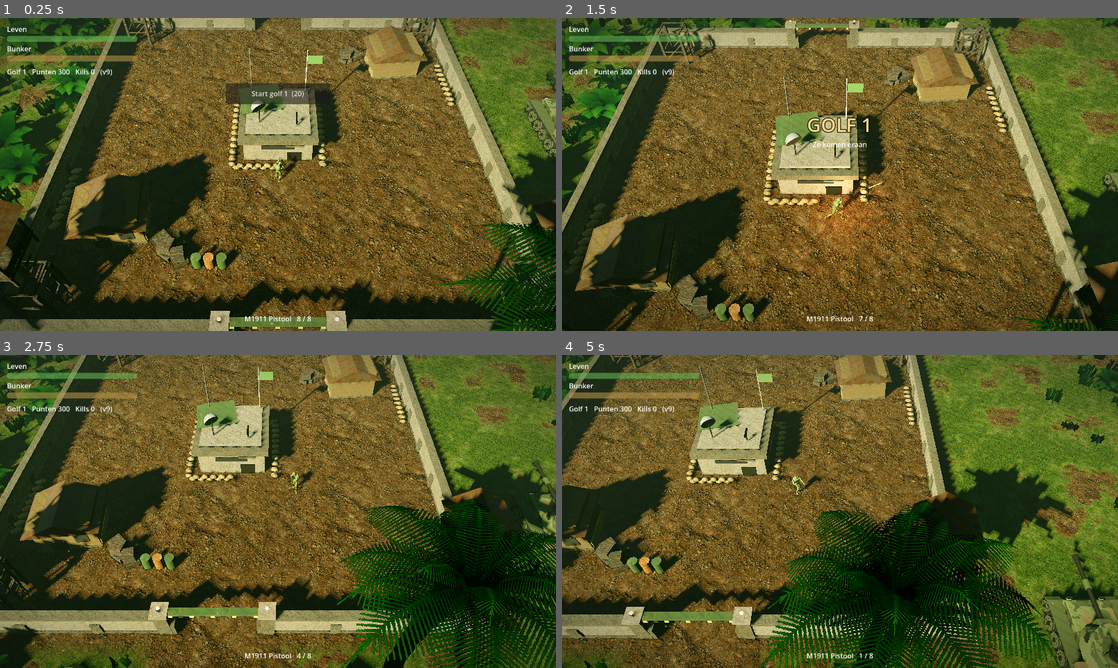
Above: before the commit, frames 1-4 (two rows, left to right).
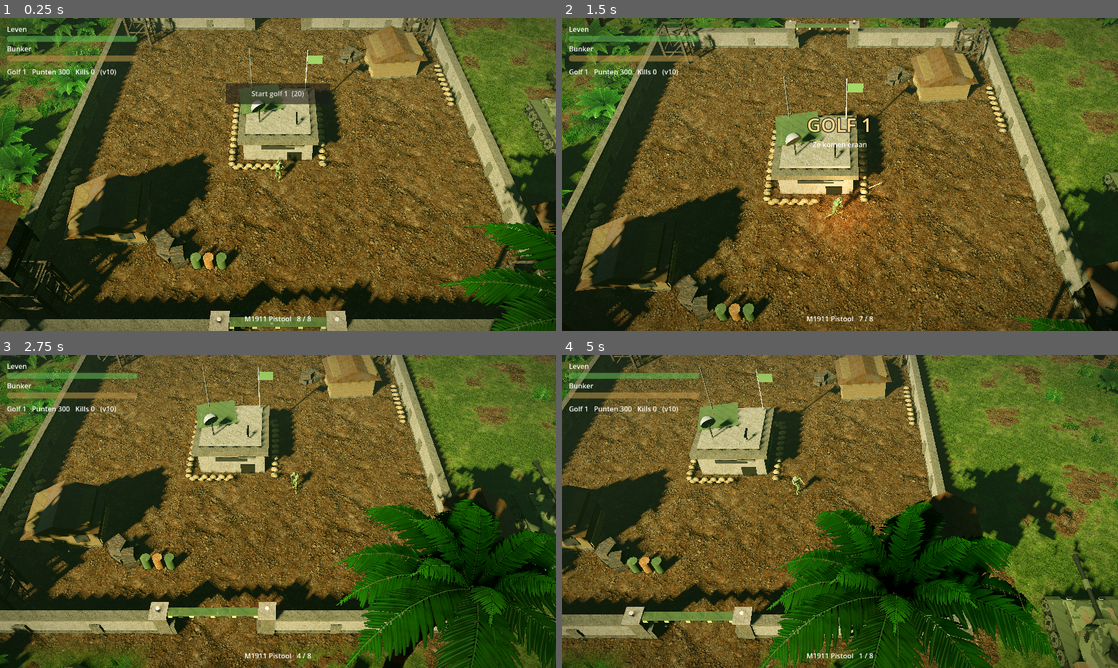
Above: after the commit, the same moments.

Repository: boodschappenmaatje/Bloedjungle-godot
Game: Godot game, scene res://scenes/main.tscn
Same seed, same stepped clock (60 frames per second), same inputs: the game is played once before the commit and once after it.
Inputs (mouse positions are in pixels of both pictures, inside the frame that each line leads up to):
- Up to frame 1 (0.25 s): no input
- Up to frame 2 (1.5 s): click "Start golf 1 (20)" at 0.5 s; move the mouse to (962, 158) at 1.27 s; hold D from 1.28 s (still down); click (962, 158) at 1.42 s
- Up to frame 3 (2.75 s): release D at 2 s; drag from (166, 527) to (250, 574) at 2.02 s
- Up to frame 4 (5 s): move the mouse to (895, 442) at 2.77 s; hold D 2.78-3.5 s; drag from (812, 574) to (673, 464) at 3.52 s; move the mouse to (1006, 558) at 4.27 s; hold A from 4.28 s (still down)

The runs differ from the first frame. In frame 1, 5.5% of the frame differs, in the area x 0-100%, y 0-100%; in frame 2, 3.5%; in frame 3, 11%; in frame 4, 12%.

Commit message:
Gebladerte (v10): nieuwe bladtexturen met normal maps, glans en natuurlijker kleur
Co-Authored-By: Claude Sonnet 5.5 <noreply@anthropic.com>
Claude-Session: https://claude.ai/code/session_01XZWExccfJCwQW5PZSu2NbC

Diff:
--- a/scripts/foliage.gd
+++ b/scripts/foliage.gd
@@ -13,6 +13,7 @@
 		m.set_shader_parameter("use_tex", kind != "")
 		if kind != "":
 			m.set_shader_parameter("tex", LeafTex.get_tex(kind))
+			m.set_shader_parameter("nrm", LeafTex.get_normal(kind))
 		if kind == "grass":
 			m.set_shader_parameter("sway", 0.08)
 			m.set_shader_parameter("cut", 0.35)
--- a/scripts/hud.gd
+++ b/scripts/hud.gd
@@ -51,7 +51,7 @@
 		var w: Dictionary = Data.WEAPONS[p.weapon]
 		ammo.text = "%s   %s" % [w.name, "herladen..." if p.reload_t > 0.0 else "%d / %d" % [p.ammo, w.mag]]
 	base_bar.value = Game.base_hp / Game.base_max * 100.0
-	info.text = "Golf %d   Punten %d   Kills %d   (v9)" % [Game.wave, Game.points, Game.kills]
+	info.text = "Golf %d   Punten %d   Kills %d   (v10)" % [Game.wave, Game.points, Game.kills]
 
 
 func _on_banner(b: String, s: String, t: float) -> void:
--- a/scripts/leaf_tex.gd
+++ b/scripts/leaf_tex.gd
@@ -1,102 +1,20 @@
 class_name LeafTex
-## Bladtexturen met doorzichtige randen, zelf getekend bij het opstarten: palmtak met bladpunten,
-## breed jungleblad met nerven, varen en grassprieten. De vorm zit in de alfa; foliage.gdshader
-## knipt alles weg wat doorzichtig is. Eigen tekenwerk dus geen losse plaatjes nodig.
+## Bladtexturen (kleur met doorzichtige randen + normal map), getekend door tools/gen_foliage.py en
+## opgeslagen in assets/textures/foliage/. foliage.gdshader knipt alles weg wat doorzichtig is.
 
 static var _cache := {}
 
 
-static func get_tex(kind: String) -> ImageTexture:
-	if not _cache.has(kind):
-		var img: Image
-		match kind:
-			"palm": img = _palm()
-			"leaf": img = _leaf()
-			"fern": img = _fern()
-			_: img = _grass()
-		img.generate_mipmaps()
-		_cache[kind] = ImageTexture.create_from_image(img)
-	return _cache[kind]
+static func get_tex(kind: String) -> Texture2D:
+	return _load(kind, "color")
 
 
-static func _blank(w: int, h: int) -> Image:
-	var img := Image.create(w, h, true, Image.FORMAT_RGBA8)
-	img.fill(Color(0, 0, 0, 0))
-	return img
+static func get_normal(kind: String) -> Texture2D:
+	return _load(kind, "normal")
 
 
-## Dikke lijn met een ronde kwast; kleur loopt van c0 naar c1 over de lengte.
-static func _line(img: Image, a: Vector2, b: Vector2, width: float, c0: Color, c1: Color) -> void:
-	var len := a.distance_to(b)
-	var steps := int(len * 1.5) + 1
-	for i in steps + 1:
-		var t := float(i) / steps
-		var p := a.lerp(b, t)
-		var col := c0.lerp(c1, t)
-		var r := width * 0.5 * (1.0 - 0.6 * t)  # loopt dun uit
-		for dx in range(-ceili(r), ceili(r) + 1):
-			for dy in range(-ceili(r), ceili(r) + 1):
-				if dx * dx + dy * dy > r * r + 0.3:
-					continue
-				var x := int(p.x) + dx
-				var y := int(p.y) + dy
-				if x >= 0 and y >= 0 and x < img.get_width() and y < img.get_height():
-					img.set_pixel(x, y, col)
-
-
-## 256 x 128: de nerf loopt links naar rechts, aan weerszijden hangen smalle bladpunten.
-static func _palm() -> Image:
-	var img := _blank(256, 128)
-	var rib0 := Color(0.45, 0.5, 0.25)
-	var rib1 := Color(0.75, 0.85, 0.45)
-	_line(img, Vector2(0, 64), Vector2(255, 64), 4.0, rib0, rib1)
-	var n := 34
-	for i in n:
-		var x := 6.0 + i * (240.0 / n)
-		var t := x / 256.0
-		var reach := 58.0 * pow(sin(minf(t * 1.15 + 0.05, 1.0) * PI), 0.55)
-		for s in [-1.0, 1.0]:
-			var tip := Vector2(x + 26.0 - t * 12.0, 64.0 + s * reach)
-			var c0 := Color(0.28, 0.45, 0.14).lerp(Color(0.5, 0.7, 0.25), t)
-			var c1 := Color(0.55, 0.78, 0.3).lerp(Color(0.8, 0.95, 0.5), t)
-			_line(img, Vector2(x, 64), tip, 4.2, c0, c1)
-	return img
-
-
-## 128 x 128: breed blad met spitse punt en nerven.
-static func _leaf() -> Image:
-	var img := _blank(128, 128)
-	for y in 128:
-		for x in 128:
-			var u := x / 127.0
-			var v := (y - 63.5) / 63.5
-			var w := sin(pow(u, 0.7) * PI) * (1.0 - 0.25 * u)  # breedte langs het blad
-			if absf(v) < w * 0.98 and u > 0.02:
-				var vein := absf(sin((u * 9.0 - absf(v) * 3.0) * PI)) < 0.07 or absf(v) < 0.025
-				var shade := 0.72 + 0.28 * u + (0.12 if vein else 0.0) - 0.15 * absf(v)
-				img.set_pixel(x, y, Color(0.22 * shade + 0.12, 0.5 * shade + 0.1, 0.16 * shade, 1.0))
-	return img
-
-
-## 128 x 128: varen met veel kleine blaadjes.
-static func _fern() -> Image:
-	var img := _blank(128, 128)
-	_line(img, Vector2(0, 64), Vector2(127, 64), 2.6, Color(0.3, 0.45, 0.15), Color(0.55, 0.75, 0.3))
-	for i in 22:
-		var x := 4.0 + i * 5.4
-		var reach := 54.0 * (1.0 - pow(x / 128.0, 2.2)) + 4.0
-		for s in [-1.0, 1.0]:
-			_line(img, Vector2(x, 64), Vector2(x + 9.0, 64 + s * reach), 3.0, Color(0.2, 0.42, 0.12), Color(0.5, 0.75, 0.25))
-	return img
-
-
-## 64 x 128: een pol grassprieten, onderaan donker en bovenaan licht.
-static func _grass() -> Image:
-	var img := _blank(64, 128)
-	var rng := RandomNumberGenerator.new()
-	rng.seed = 4
-	for i in 11:
-		var x := 6.0 + i * 5.0 + rng.randf_range(-2.0, 2.0)
-		var top := Vector2(x + rng.randf_range(-14.0, 14.0), rng.randf_range(6.0, 50.0))
-		_line(img, Vector2(x, 127), top, 3.6, Color(0.14, 0.3, 0.08), Color(0.6, 0.82, 0.3))
-	return img
+static func _load(kind: String, part: String) -> Texture2D:
+	var key := kind + part
+	if not _cache.has(key):
+		_cache[key] = load("res://assets/textures/foliage/%s_%s.png" % [kind, part])
+	return _cache[key]
--- a/shaders/foliage.gdshader
+++ b/shaders/foliage.gdshader
@@ -1,15 +1,18 @@
 shader_type spatial;
-render_mode cull_disabled, diffuse_lambert_wrap, specular_disabled;
+render_mode cull_disabled, diffuse_lambert_wrap;
 // Bladeren en stammen. Kleur = textuur (mag leeg zijn) x vertexkleur (rgb); de alfa van de
 // vertexkleur zegt hoe hard een punt in de wind beweegt (0 = vast, 1 = losse bladpunt).
 // Wat in de textuur doorzichtig is wordt weggeknipt, zo krijgen palmtakken hun bladpunten.
 
 uniform sampler2D tex : source_color, filter_linear_mipmap, repeat_disable;
+uniform sampler2D nrm : hint_normal, filter_linear_mipmap, repeat_disable;
 uniform bool use_tex = true;
+uniform float nrm_depth = 1.0;
 uniform float sway = 0.14;
 uniform float speed = 1.5;
 uniform float cut = 0.45;
 uniform float backlight = 0.5;
+uniform vec3 tint = vec3(0.82, 0.86, 0.74);
 
 varying vec3 vcol;
 
@@ -27,7 +30,12 @@
 	vec3 base = pow(vcol, vec3(2.2));  // vertexkleuren zijn sRGB gekozen, de shader rekent lineair
 	vec4 t = use_tex ? texture(tex, UV) : vec4(1.0);
 	if (t.a < cut) discard;
-	ALBEDO = base * t.rgb * vec3(0.36, 0.44, 0.28);  // dieper, minder fel groen
-	ROUGHNESS = 0.75;
+	if (use_tex) {
+		NORMAL_MAP = texture(nrm, UV).rgb;
+		NORMAL_MAP_DEPTH = nrm_depth;
+	}
+	ALBEDO = base * t.rgb * tint;
+	ROUGHNESS = 0.58;
+	SPECULAR = 0.3;
 	BACKLIGHT = ALBEDO * backlight;
 }
Binary file added: assets/textures/foliage/fern_color.png
Binary file added: assets/textures/foliage/fern_normal.png
Binary file added: assets/textures/foliage/grass_color.png
Binary file added: assets/textures/foliage/grass_normal.png
Binary file added: assets/textures/foliage/leaf_color.png
Binary file added: assets/textures/foliage/leaf_normal.png
Binary file added: assets/textures/foliage/palm_color.png
Binary file added: assets/textures/foliage/palm_normal.png
Not shown, added: tools/gen_foliage.py
